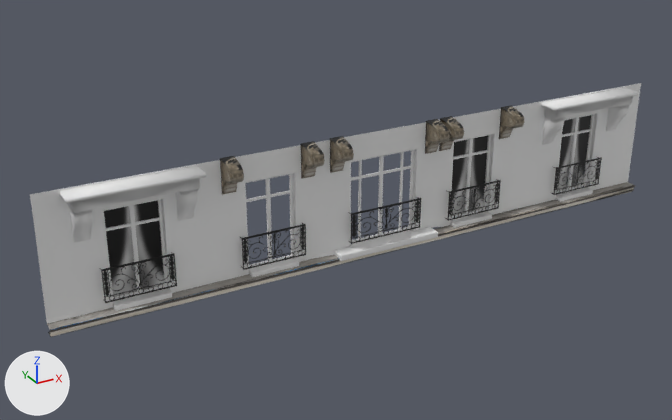
One commit to the FBX model LD48/Assets/GraphicBank/Mesh/ENV_Batiment_02_Floor_01.fbx: the scene before it, then after it.
Before and after are seen from a camera (50 mm lens) standing at (-12.09, -21.27, 20.44) and looking at (-0.41, -0.03, 9.82). Arrows for +X, +Y and +Z are at lower left; the lights stay in place. Where no turn or scale is listed for an object, it has been applied to the vertices.

In view in the first picture: 'ENV_Batiment_02_Floor_01'.
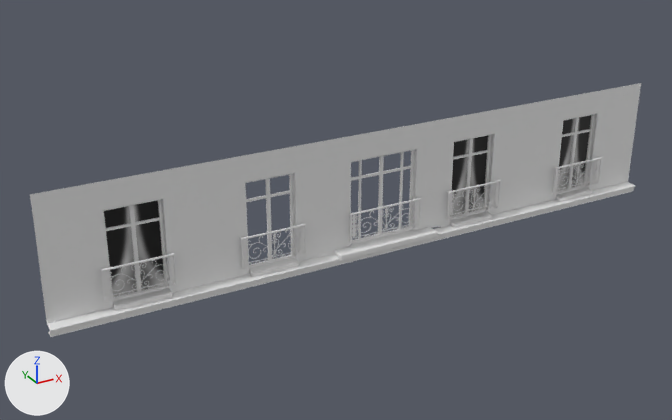
The newer file is also turned or shifted as a whole; pictures and numbers use the older file's frame.

The edits, one by one:
me_mesh_002 is used by ob_env_batiment_02_floor_01; location (0.0, 0.0, 0.0).
me_mesh_002 had 12173 vertices, 21663 faces and spanned x -8.7..10.7, y -1.0..-0.1, z 8.4..12.1.
me_mesh_002 now has 11673 vertices, 21251 faces and spans x -8.7..10.7, y -0.7..-0.1, z 8.4..12.1.
me_mesh_002 part 1: 8 loose pieces with 500 vertices, spanning x -8.0..10.0, y -1.0..-0.3, z 10.5..12.1, are deleted.
me_mesh_002 part 2: 21075 kept faces spanning x -8.7..10.7, y -0.7..-0.1, z 8.4..11.3 get new texture (UV) coordinates.
me_mesh_002 part 3: 20815 faces spanning x -8.7..10.7, y -0.7..-0.3, z 8.4..9.9 switch from mat_m_glacier to mat_env_batiment_02 (its picture is missing).
me_mesh_002 no longer uses material mat_env_batiment_corner_02 (white #e7e7e7).

Location of each change, (x1, y1, x2, y2) in pixels of the pictures (672 x 420 px):
part 1 of me_mesh_002, deleted
    before: (59, 88, 639, 243)
part 2 of me_mesh_002, surface changed
    both: (113, 209, 485, 299)
part 3 of me_mesh_002, recoloured
    both: (47, 179, 501, 337)
